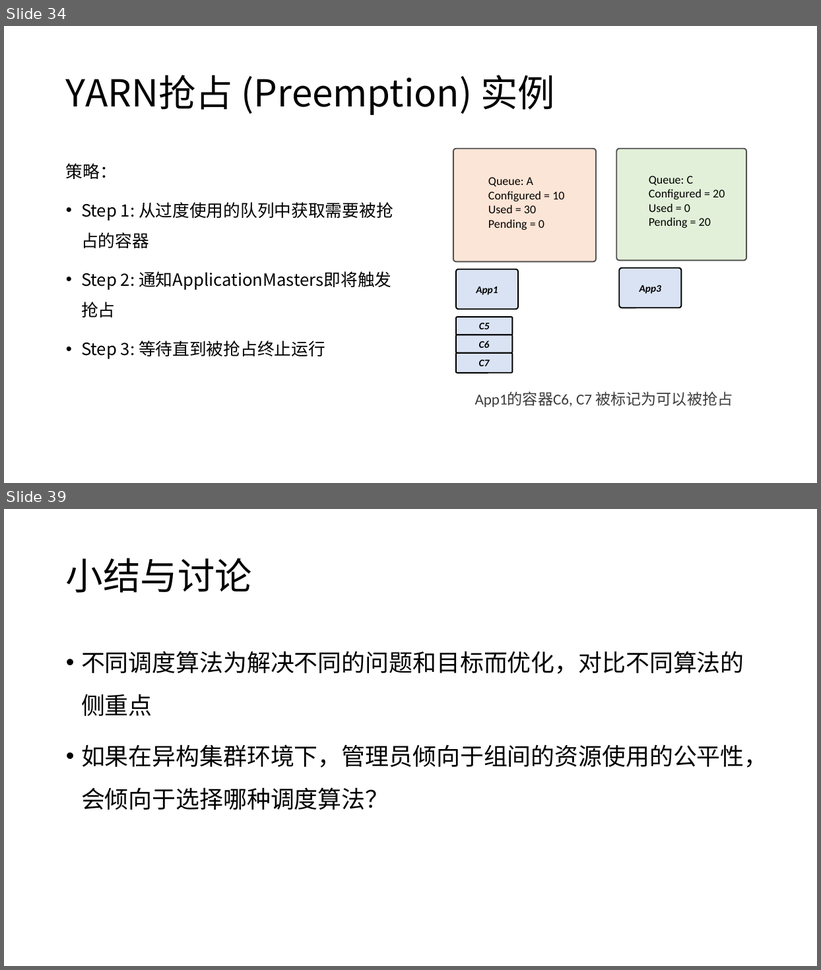
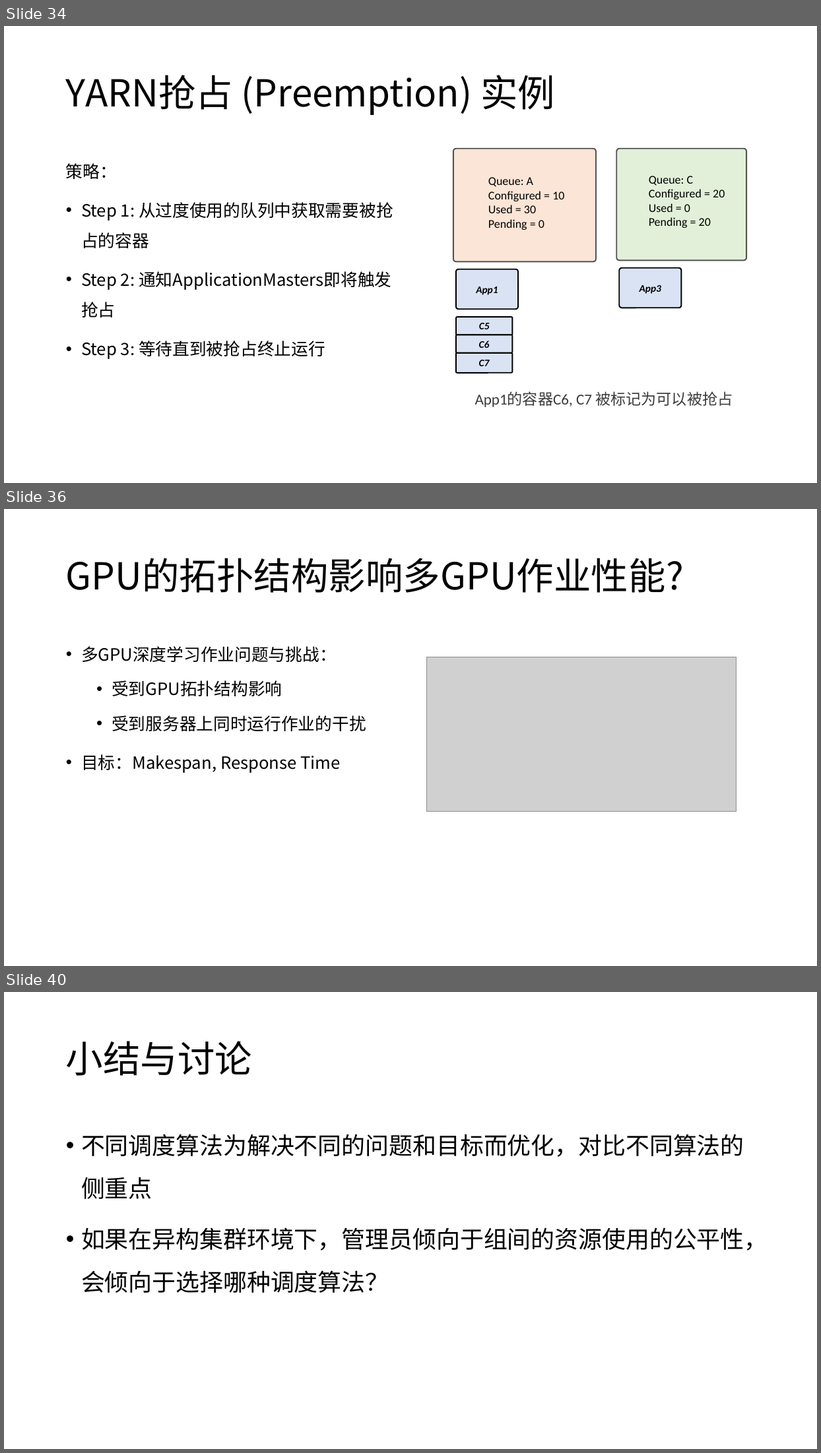
Before and after one commit to microsoft/AI-System, a slide deck: Lectures/BasicTopics/SystemforAI-7-Platform.ppsx. Shown one above the other, each under a label of ours: slides 34 and 39 before the commit, slides 34, 36 and 40 after it; the slides between them are not shown. The pictures are 821x970 and 821x1453 pixels, drawn with LibreOffice and Linux fonts; fonts in the diff are those of the drawing; grey boxes stand for pictures. Boxes give left, top, right and bottom in pixels: in the first picture for what was removed or moved away, otherwise in the second. Text is boxed around its words. In the diff, an @@ line names an element or a change of style, - is before the commit and + after.

```diff
--- a/Lectures/BasicTopics/SystemforAI-7-Platform.ppsx
+++ b/Lectures/BasicTopics/SystemforAI-7-Platform.ppsx
@@ slide 36 added at <box>4,509,817,966</box>, background #FFFFFF @@
@@ title added at <box>66,558,684,593</box>, 44 pt, text #000000 @@
+GPU的拓扑结构影响多GPU作业性能?
@@ text added at <box>81,646,366,773</box>, 20 pt, text #000000 @@
+• 多GPU深度学习作业问题与挑战：
+  • 受到GPU拓扑结构影响
+  • 受到服务器上同时运行作业的干扰
+• 目标：Makespan, Response Time
@@ picture added at <box>426,657,737,812</box> @@
@@ what was slide 39 is now slide 40 @@
```
Also in this commit, not shown: 6 slides changed, 4 other files.
